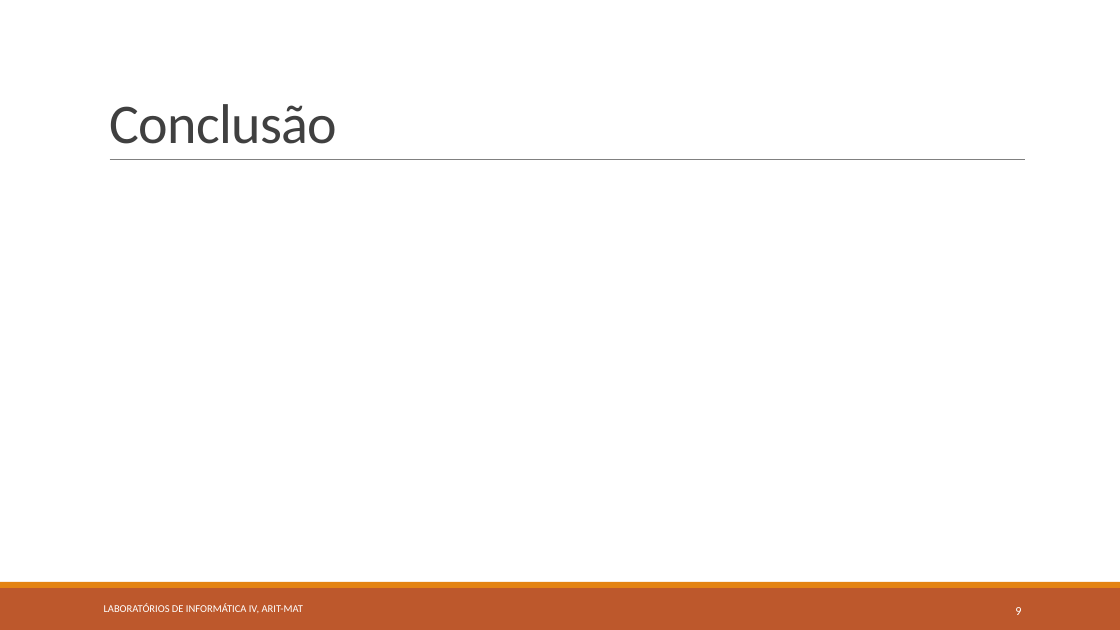
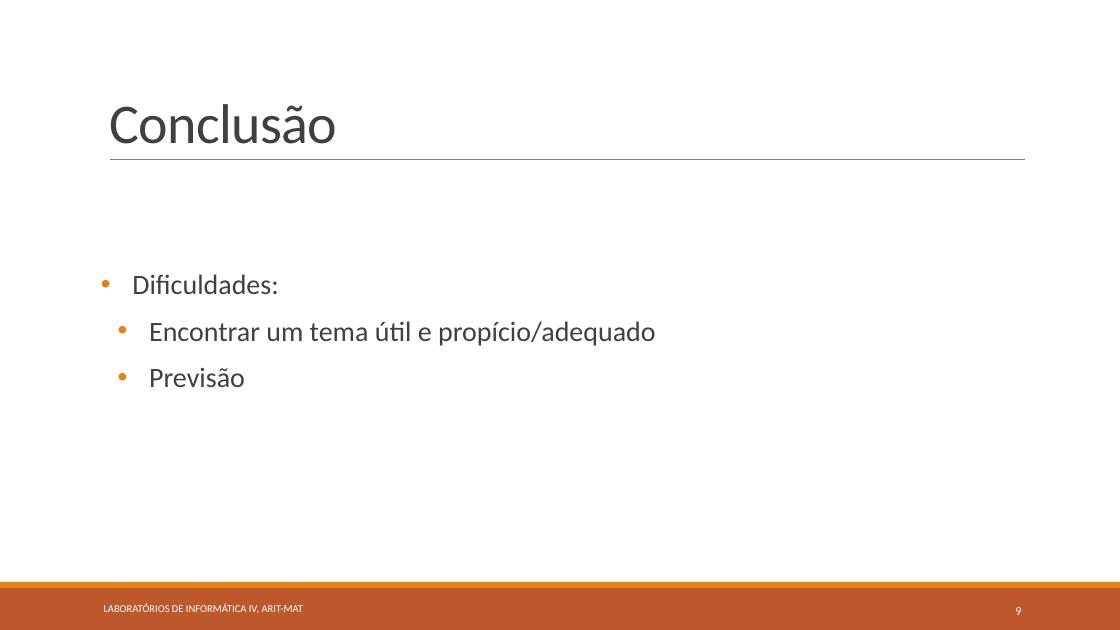
Before and after one commit to BrunoTorres/LI4, a slide deck: slide 9 of Apresentação/ARIT-MAT.pptx. Drawn at 1120x630 pixels with LibreOffice and Linux fonts; fonts in the diff are those of the drawing. Boxes give left, top, right and bottom in pixels: in the first picture for what was removed or moved away, otherwise in the second. Text is boxed around its words. In the diff, an @@ line names an element or a change of style, - is before the commit and + after.

Commit message:
falta só por o diagrama de Gantt

```diff
--- a/Apresentação/ARIT-MAT.pptx
+++ b/Apresentação/ARIT-MAT.pptx
@@ text added at <box>132,274,656,387</box>, 24 pt, text #404040 @@
+  • Dificuldades:
+    • Encontrar um tema útil e propício/adequado
+    • Previsão
```
